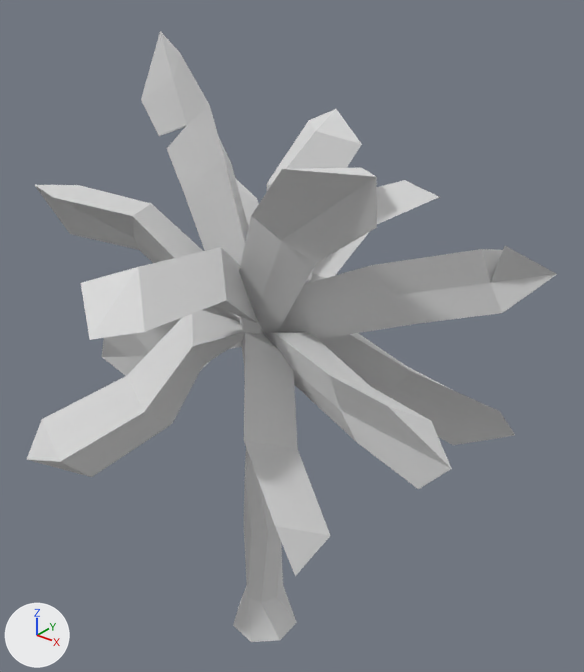
Renders of the glTF model models/ultimate-pack/low-poly-10/m/nature-palm-round.glb from each side of a commit.
Rendered twice from a camera (50 mm lens) standing at (3.48, -3.96, 5.27) and looking at (0.17, 0.19, 2.7). The axes (+X, +Y, +Z) are drawn at lower left. The lights are the same throughout. The older version comes first. Where no turn or scale is listed for an object, it has been applied to the vertices.

Objects in the first picture: 'palm-round'.
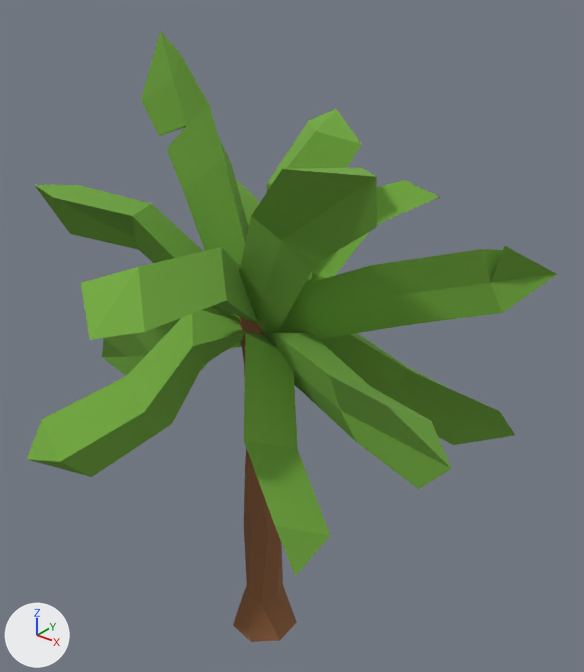
Boxes (x1, y1, x2, y2) around the edits, measured in the pictures (584 x 672 px):
'palm-round', recoloured (white to green)
    both: (27, 31, 557, 642)

Edits to the bpy script that builds the scene:
```text
Change mat_11_brown_medium:
    mat_11_brown_medium.base_color: (0.8, 0.8, 0.8) -> (0.246, 0.105, 0.0409)  # white #e7e7e7 -> brown #885b39
Change mat_37_green_light:
    mat_37_green_light.base_color: (0.8, 0.8, 0.8) -> (0.168, 0.397, 0.0467)  # white #e7e7e7 -> green #72a93d
```
